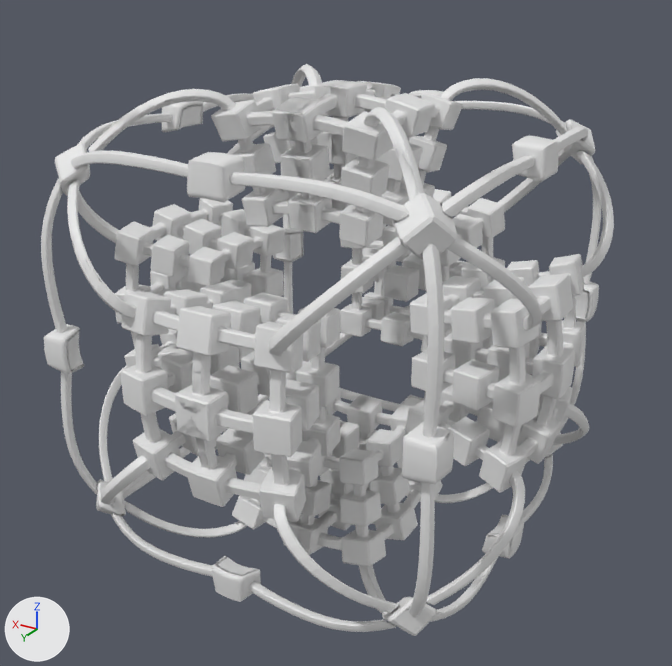
The Blender file 4th 4dmc.BaseGeometry.+ExtraSide.Curves.Handles (1).blend as it was, and as the next commit left it.
Both versions are drawn from a 50 mm camera at (-0.227, 0.382, 0.185) aimed at (0.001, 0.003, -0.005). Every picture has the same lights, and +X, +Y and +Z are marked at lower left.

In view in the first picture: 'F.E.Cubie.Corner.InO.Frag.UDSpike.1/6.Round.Pazz.Dn.SimCon', 'F.E.Cubie.Corner.InO.Frag.UDSpike.1/6.Round.Pazz.Up.SimCon', 'F.E.Cubie.Edge.SimCon', 'F.E.Curve.Corner.SimCon', 'F.E.Curve.Edge.InO.SimCon', 'F.S.SimCon'.
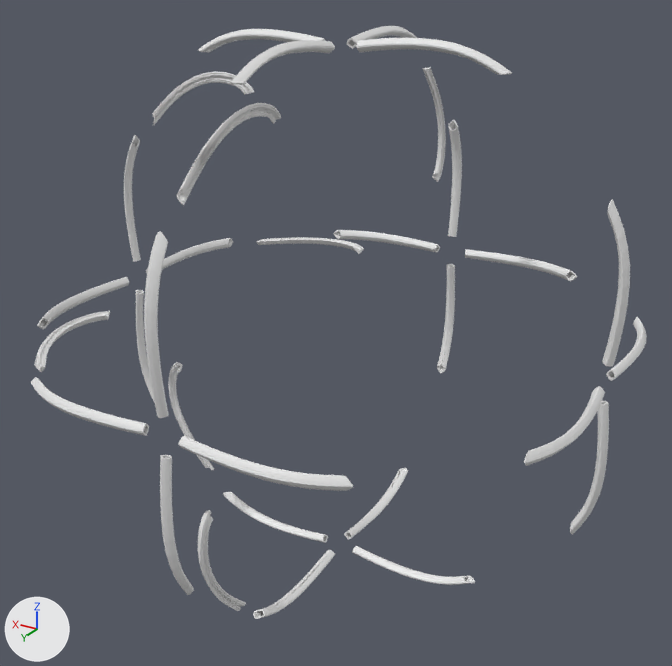
Commit message: working on corner curve

Not drawn themselves, but carrying or shaping drawn objects: ob_aux_empty_one_xy_009, ob_aux_empty_one_xz_009, ob_aux_empty_one_yz_009, ob_aux_empty_one_xy_010, ob_aux_empty_one_xz_010, ob_aux_empty_one_yz_010.

What changed in the scene script:
```text
Change me_cube_000:
    where me_cube_000.from_pydata(...)  # 385 vertices, 426 faces; spans x 0.0888..0.1038, y 0.0..0.0185, z 0.0913..0.1048
    me_cube_000 part 1: the whole mesh is multiplied about the mesh origin by the matrix ((0.0, -1.0, 0.0), (0.707, 0.0, 0.707), (-0.707, 0.0, 0.707))
Change me_cube_022:
    where me_cube_022.from_pydata(...)  # 232 vertices, 252 faces; spans x 0.0826..0.0985, y 0.0755..0.0851, z 0.0826..0.091
    me_cube_022 part 2: the whole mesh is turned -45 degrees about the x axis through the mesh origin
Change me_cube_036:
    remove me_cube_036.from_pydata(...)  # 174 vertices, 144 faces, 21 loose edges; spans x 0.0896..0.1204, y 0.0348..0.0845, z 0.0342..0.0824
    add me_cube_036.from_pydata(...)  # 187 vertices, 144 faces, 34 loose edges; spans x 0.0896..0.121, y 0.0495..0.1171, z -0.0036..0.0
    me_cube_036 part 6: 187 vertices added at x 0.0896..0.121, y 0.0495..0.1171, z -0.0036..0.0
    me_cube_036 part 7: 174 vertices removed from x 0.0896..0.1204, y 0.0348..0.0845, z 0.0342..0.0824
Change me_cube_037:
    where me_cube_037.from_pydata(...)  # 1639 vertices, 1770 faces, 1 loose edge; spans x 0.0552..0.1207, y 0.0..0.0451, z 0.0..0.0431
    me_cube_037 part 3: the whole mesh is turned -45 degrees about the x axis through the mesh origin
Change me_cube_039:
    where me_cube_039.from_pydata(...)  # 195 vertices, 243 faces; spans x 0.09151..0.09798, y 0.0784..0.09276, z 0.08459..0.09333
    me_cube_039 part 4: the whole mesh is turned -45 degrees about the x axis through the mesh origin
Change me_cube_042:
    where me_cube_042.from_pydata(...)  # 123 vertices, 99 faces, 15 loose edges; spans x 0.0092..0.0833, y 0.0918..0.1014, z 0.0901..0.1009
    me_cube_042 part 5: the whole mesh is turned -45 degrees about the x axis through the mesh origin
Change ob_f_e_cubie_edge_simcon:
    where _m = ob_f_e_cubie_edge_simcon.modifiers.new('Mirror', 'MIRROR')
    _m.use_axis: (True, True, True) -> (True, False, True)
    add ob_f_e_cubie_edge_simcon.hide_viewport = True
Change ob_f_e_cubie_corner_ino_frag_udspike_1_6_round_pazz_dn_simcon:
    add ob_f_e_cubie_corner_ino_frag_udspike_1_6_round_pazz_dn_simcon.hide_viewport = True
Change ob_f_e_curve_corner_simcon:
    where _m = ob_f_e_curve_corner_simcon.modifiers.new('Mirror', 'MIRROR')
    _m.use_axis: (True, True, True) -> (False, False, False)
    where _m = ob_f_e_curve_corner_simcon.modifiers.new('Array.XY', 'ARRAY')
    _m.offset_object: ob_aux_empty_one_xy -> ob_aux_empty_one_xy_009
    where _m = ob_f_e_curve_corner_simcon.modifiers.new('Array.XZ', 'ARRAY')
    _m.offset_object: ob_aux_empty_one_xz -> ob_aux_empty_one_xz_009
    where _m = ob_f_e_curve_corner_simcon.modifiers.new('Array.YZ', 'ARRAY')
    _m.offset_object: ob_aux_empty_one_yz -> ob_aux_empty_one_yz_009
Change ob_f_s_simcon:
    where _m = ob_f_s_simcon.modifiers.new('Mirror', 'MIRROR')
    _m.use_axis: (True, True, True) -> (False, False, True)
    add ob_f_s_simcon.hide_viewport = True
Change ob_f_e_cubie_corner_ino_frag_udspike_1_6_round_pazz_up_simcon:
    add ob_f_e_cubie_corner_ino_frag_udspike_1_6_round_pazz_up_simcon.hide_viewport = True
Add ob_aux_empty_one_xz_009:
    ob_aux_empty_one_xz_009 = bpy.data.objects.new('Aux.Empty.One.XZ.009', None)
    ob_aux_empty_one_xz_009.location = (0.0, 0.0, 0.0)
    ob_aux_empty_one_xz_009.rotation_euler = (0.0, -1.571, 0.0)  # degrees (0, -90, 0)
Add ob_aux_empty_one_yz_009:
    ob_aux_empty_one_yz_009 = bpy.data.objects.new('Aux.Empty.One.YZ.009', None)
    ob_aux_empty_one_yz_009.location = (0.0, 0.0, 0.0)
    ob_aux_empty_one_yz_009.rotation_euler = (-1.571, 0.0, 0.0)  # degrees (-90, 0, 0)
Add ob_aux_empty_one_xy_009:
    ob_aux_empty_one_xy_009 = bpy.data.objects.new('Aux.Empty.One.XY.009', None)
    ob_aux_empty_one_xy_009.location = (0.0, 0.0, 0.0)
    ob_aux_empty_one_xy_009.rotation_euler = (0.0, 0.0, -1.571)  # degrees (0, 0, -90)
Add ob_f_e_curve_corner_simcon_001:
    ob_f_e_curve_corner_simcon_001 = bpy.data.objects.new('F.E.Curve.Corner.SimCon.001', me_cube_026)  # 187 vertices, 144 faces, 34 loose edges; spans x 0.0907..0.1201, y 0.0505..0.117, z -0.0024..0.0; modifiers SOLIDIFY, MIRROR, ARRAY, ARRAY, ARRAY
    ob_f_e_curve_corner_simcon_001.location = (0.0, 0.0, 0.0)
Add ob_aux_empty_one_yz_010:
    ob_aux_empty_one_yz_010 = bpy.data.objects.new('Aux.Empty.One.YZ.010', None)
    ob_aux_empty_one_yz_010.location = (0.0, 0.0, 0.0)
    ob_aux_empty_one_yz_010.rotation_euler = (-1.571, 0.0, 0.0)  # degrees (-90, 0, 0)
Add ob_aux_empty_one_xz_010:
    ob_aux_empty_one_xz_010 = bpy.data.objects.new('Aux.Empty.One.XZ.010', None)
    ob_aux_empty_one_xz_010.location = (0.0, 0.0, 0.0)
    ob_aux_empty_one_xz_010.rotation_euler = (0.0, -1.571, 0.0)  # degrees (0, -90, 0)
Add ob_aux_empty_one_xy_010:
    ob_aux_empty_one_xy_010 = bpy.data.objects.new('Aux.Empty.One.XY.010', None)
    ob_aux_empty_one_xy_010.location = (0.0, 0.0, 0.0)
    ob_aux_empty_one_xy_010.rotation_euler = (0.0, 0.0, -1.571)  # degrees (0, 0, -90)
```

Changed parts and their boxes (x1, y1, x2, y2) in the pictures (672 x 666 px):
'F.S.SimCon', hidden
    before: (115, 80, 585, 566)
'F.E.Curve.Edge.InO.SimCon', mesh turned
    before: (41, 93, 601, 632)
    after: (31, 26, 647, 619)
'F.E.Curve.Corner.SimCon', reshaped, modifiers changed (25% narrower)
    before: (67, 64, 614, 613)
    after: (34, 67, 446, 611)
'F.E.Cubie.Edge.SimCon', hidden
    before: (44, 90, 599, 602)
'F.E.Cubie.Corner.InO.Frag.UDSpike.1/6.Round.Pazz.Up.SimCon', hidden
    before: (55, 121, 595, 636)
'F.E.Curve.Corner.SimCon.001', added
    after: (36, 68, 445, 610)
'F.E.Cubie.Corner.InO.Frag.UDSpike.1/6.Round.Pazz.Dn.SimCon', hidden
    before: (60, 119, 595, 623)
part 6 of me_cube_036, added
    after: (34, 67, 446, 611)
part 7 of me_cube_036, deleted
    before: (67, 64, 614, 613)
